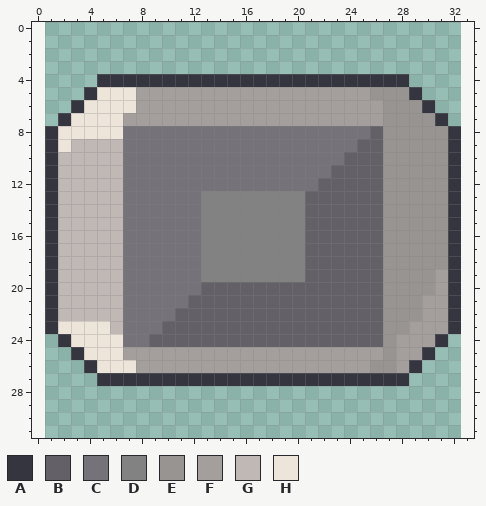
Two states of a pixel-art sprite, assets/shiftstones/adamant_stone_inactive.png. Above is the file before it was changed.
The file is 32x32 pixels. Colours within 5 levels of each other are drawn and written as one. The old version is drawn lined up with the new one, on the new canvas.
Palette (. is transparent): A #353540  B #636167  C #757379  D #828282  E #979492  F #a49f9c  G #bfb8b4  H #ede4da
Pixels before, first column x 1:
 4 ....AAAAAAAAAAAAAAAAAAAAAAAA....
 5 ...AHHHFFFFFFFFFFFFFFFFFFEEEA...
 6 ..AHHHHFFFFFFFFFFFFFFFFFFFEEEA..
 7 .AHHHHFFFFFFFFFFFFFFFFFFFFEEEEA.
 8 AHHHHHCCCCCCCCCCCCCCCCCCCBEEEEEA
 9 AHGGGGCCCCCCCCCCCCCCCCCCBBEEEEEA
10 AGGGGGCCCCCCCCCCCCCCCCCBBBEEEEEA
11 AGGGGGCCCCCCCCCCCCCCCCBBBBEEEEEA
12 AGGGGGCCCCCCCCCCCCCCCBBBBBEEEEEA
13 AGGGGGCCCCCCDDDDDDDDBBBBBBEEEEEA
14 AGGGGGCCCCCCDDDDDDDDBBBBBBEEEEEA
15 AGGGGGCCCCCCDDDDDDDDBBBBBBEEEEEA
16 AGGGGGCCCCCCDDDDDDDDBBBBBBEEEEEA
17 AGGGGGCCCCCCDDDDDDDDBBBBBBEEEEEA
18 AGGGGGCCCCCCDDDDDDDDBBBBBBEEEEEA
19 AGGGGGCCCCCCDDDDDDDDBBBBBBEEEEFA
20 AGGGGGCCCCCCBBBBBBBBBBBBBBEEEEFA
21 AGGGGGCCCCCBBBBBBBBBBBBBBBEEEFFA
22 AGGGGGCCCCBBBBBBBBBBBBBBBBEEEFFA
23 AHHHHGCCCBBBBBBBBBBBBBBBBBEEFFFA
24 .AHHHHCCBBBBBBBBBBBBBBBBBBEFFFA.
25 ..AHHHFFFFFFFFFFFFFFFFFFFFEFFA..
26 ...AHHHFFFFFFFFFFFFFFFFFFEEFA...
27 ....AAAAAAAAAAAAAAAAAAAAAAAA....
After:
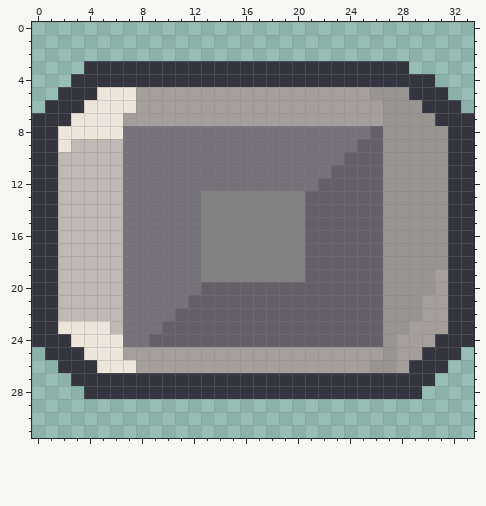
Edits made:
canvas 32x32 -> 34x32, the old top-left corner now at 1,0
Colour A now appears in row 3 at x 4 to 28; in row 4 at x 3 to 4 and 29 to 30; in row 5 at x 2 to 3 and 30 to 31; in row 6 at x 1 to 2 and 31 to 32; in row 7 at x 0 to 1 and 32 to 33; in rows 8 to 23 at x 0 and 33.
Colour A now appears in row 24 at x 0 to 1 and 32 to 33; in row 25 at x 1 to 2 and 31 to 32; in row 26 at x 2 to 3 and 30 to 31; in row 27 at x 3 to 4 and 29 to 30; in row 28 at x 4 to 29.
